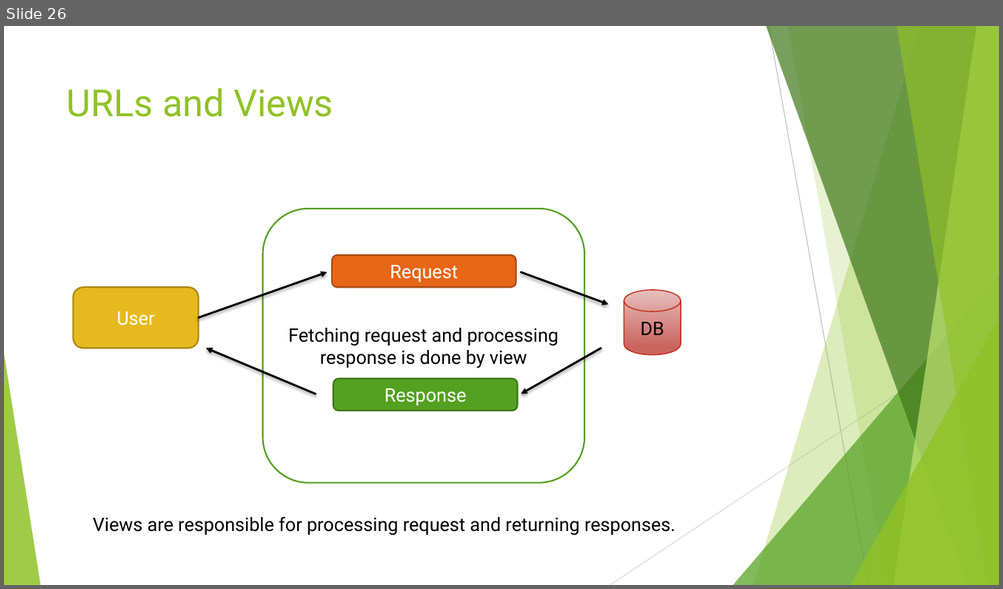
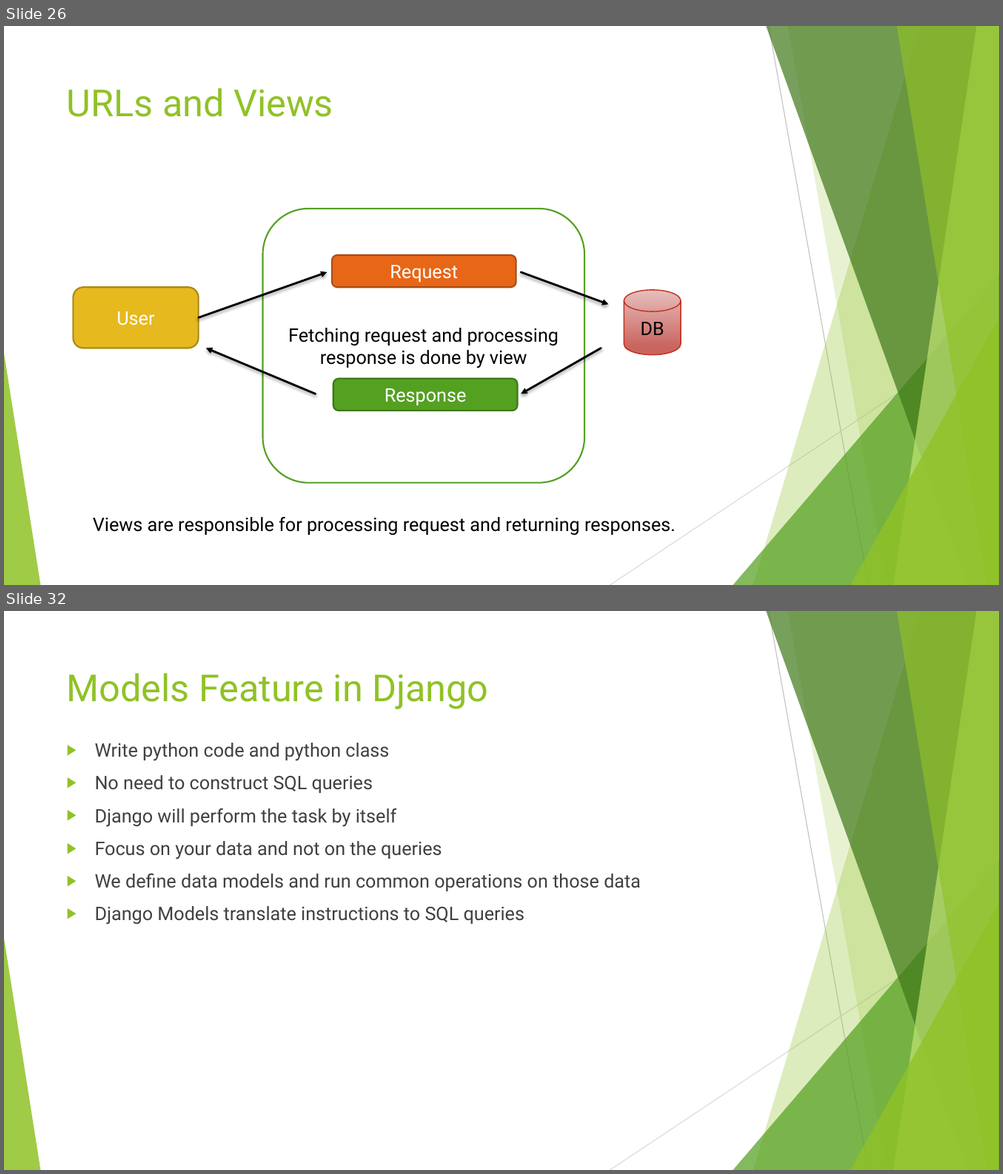
Before and after one commit to edyoda/PD-281220-Session-Code, a slide deck: Django EdYoda.pptx. Shown one above the other, each under a label of ours: slide 26 before the commit, slides 26 and 32 after it; the slides between them are not shown. The pictures are 1003x589 and 1003x1174 pixels, drawn with LibreOffice and Linux fonts; fonts in the diff are those of the drawing. Boxes give left, top, right and bottom in pixels: in the first picture for what was removed or moved away, otherwise in the second. Text is boxed around its words. In the diff, an @@ line names an element or a change of style, - is before the commit and + after.

```diff
--- a/Django EdYoda.pptx
+++ b/Django EdYoda.pptx
@@ slide 32 added at [4,611,999,1170], background #FFFFFF; not listed: 10 template elements that a slide beside it also shows @@
@@ title added at [67,673,488,709], 36 pt, text #90C226 @@
+Models Feature in Django
@@ text added at [95,743,640,925], 18 pt, text #404040 @@
+▶ Write python code and python class
+▶ No need to construct SQL queries
+▶ Django will perform the task by itself
+▶ Focus on your data and not on the queries
+▶ We define data models and run common operations on those data
+▶ Django Models translate instructions to SQL queries
```
Also in this commit, not shown: 45 other slides added, 15 other files.
